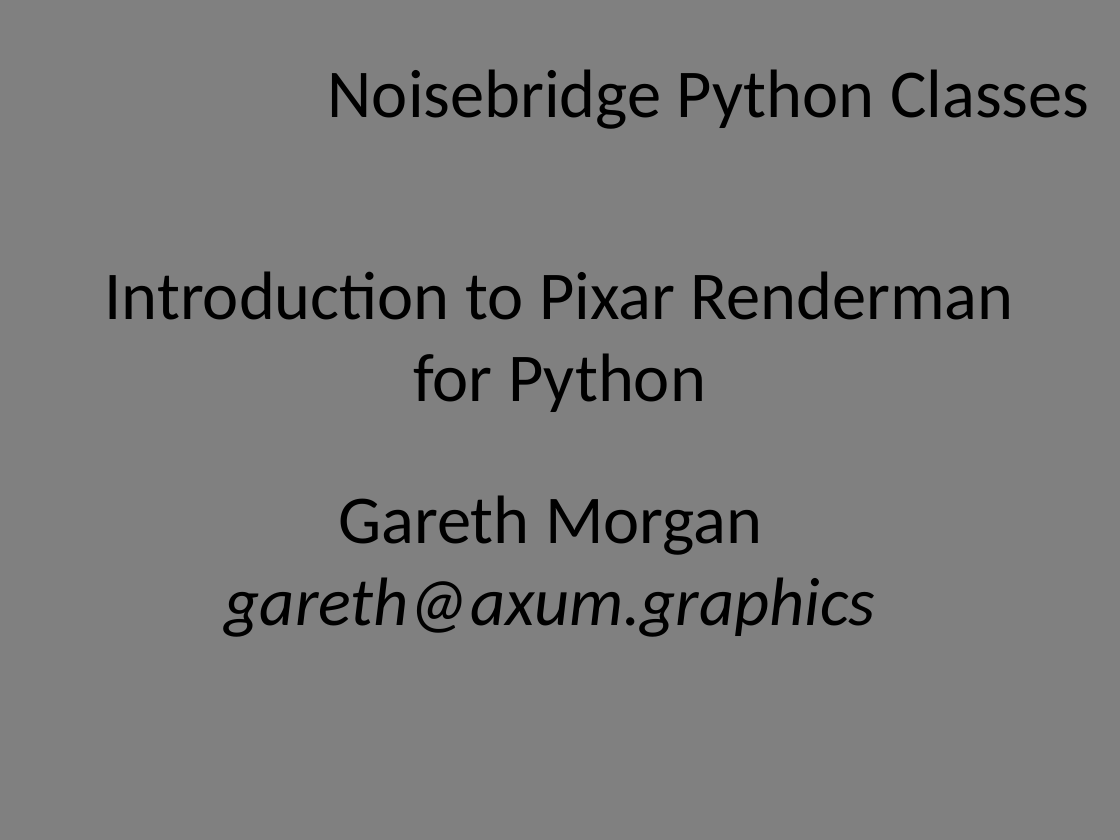
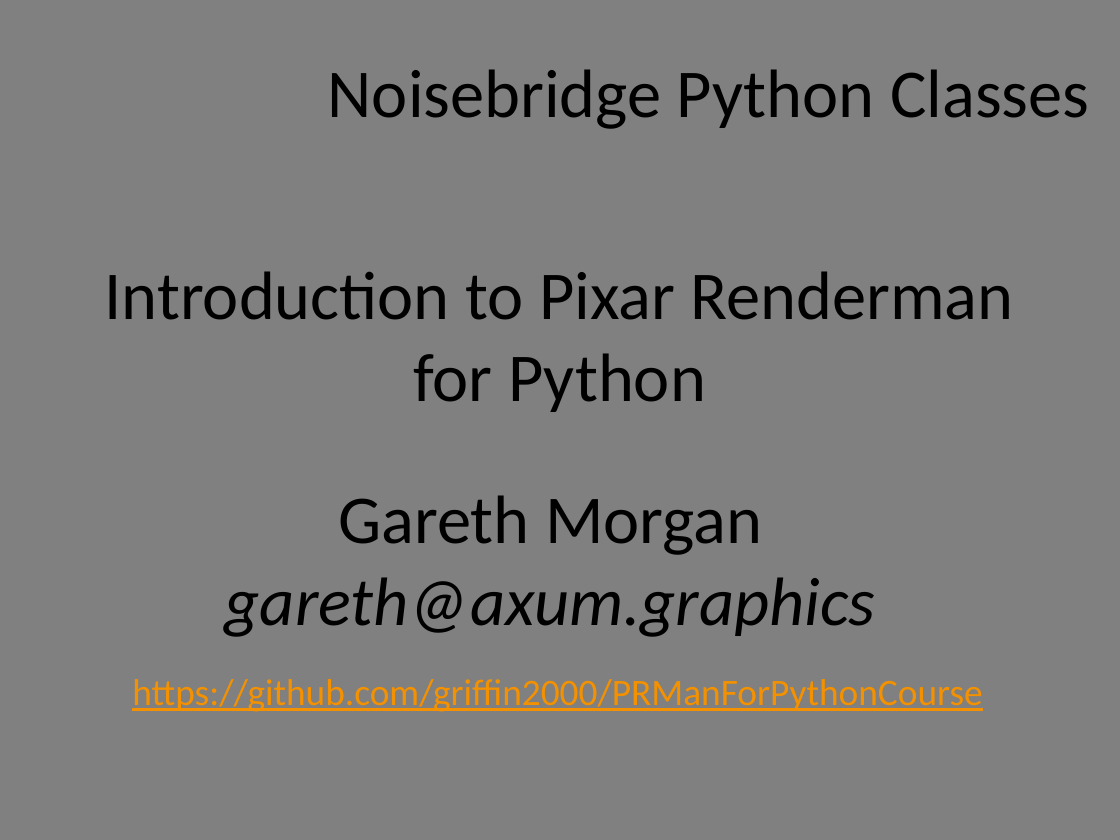
Before and after one commit to griffin2000/PRManForPythonCourse, a slide deck: slide 1 of PyRM.pptx. Drawn at 1120x840 pixels with LibreOffice and Linux fonts; fonts in the diff are those of the drawing; background and template pictures are left out. Boxes give left, top, right and bottom in pixels: in the first picture for what was removed or moved away, otherwise in the second. Text is boxed around its words. In the diff, an @@ line names an element or a change of style, - is before the commit and + after.

```diff
--- a/PyRM.pptx
+++ b/PyRM.pptx
@@ text added at box(132, 679, 982, 712), 24 pt, text #F49100, underline @@
+https://github.com/griffin2000/PRManForPythonCourse
```
Also in this commit, not shown: 3 other slides changed, 1 slide added, 1 slide removed, 1 other file.
